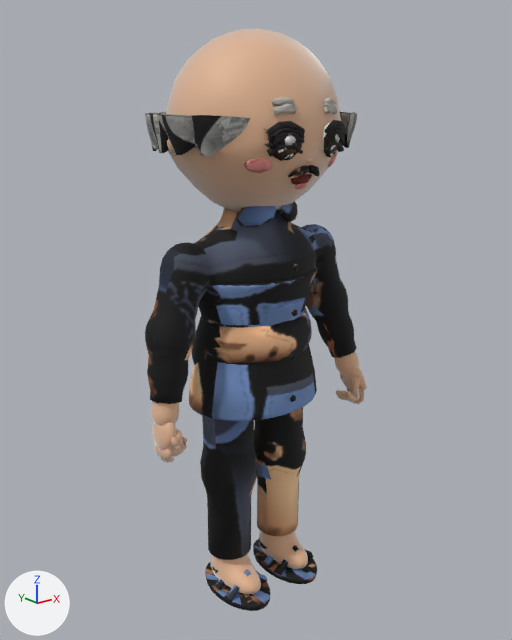
The glTF model models/villager-ba.glb as it was, and as the next commit left it.
Both versions are drawn from a 50 mm lens placed at (-1.237, -1.557, 1.475), pointed at (0.02, 0.014, 0.846). The lights are fixed; the arrows at lower left show +X, +Y and +Z. The older version comes first. Vertices at exactly the same position are counted once.
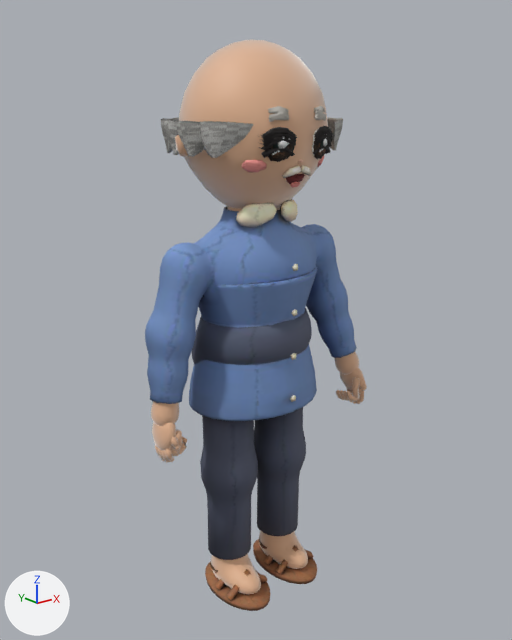
Changed parts and their boxes (x1, y1, x2, y2) in the pictures (512 x 640 px; the box of a moved part takes in the faces that stretch with it):
'Mesh_0', surface changed, reshaped (black to blue)
    before: (145, 28, 367, 611)
    after: (145, 40, 367, 611)
'Mesh_12', surface changed, reshaped (14% narrower, 9% shorter)
    before: (145, 112, 357, 157)
    after: (161, 117, 343, 158)
'Mesh_14', reshaped (9% narrower, 7% shorter)
    before: (288, 165, 320, 179)
    after: (282, 165, 311, 178)
part 1 of me_mesh_0, moved or reshaped
    before: (166, 28, 343, 461)
    after: (166, 40, 343, 461)
part 2 of me_mesh_0, moved or reshaped
    both: (243, 531, 303, 594)
part 3 of me_mesh_0, surface changed (black to blue)
    both: (145, 203, 357, 606)
part 4 of me_mesh_12, moved or reshaped
    before: (149, 114, 169, 153)
    after: (176, 121, 205, 157)
part 5 of me_mesh_12, moved or reshaped
    before: (145, 113, 158, 151)
    after: (201, 121, 253, 158)
part 6 of me_mesh_12, moved or reshaped (mostly hidden afterwards)
    before: (162, 115, 195, 155)
    after: (163, 118, 179, 121)
part 7 of me_mesh_12, moved or reshaped (mostly hidden before)
    before: (149, 113, 166, 115)
    after: (327, 118, 343, 150)
part 8 of me_mesh_12, added
    after: (161, 119, 172, 153)
part 9 of me_mesh_12, added
    after: (164, 120, 179, 155)
part 10 of me_mesh_12, deleted
    before: (191, 115, 250, 157)
part 11 of me_mesh_12, deleted
    before: (340, 112, 357, 148)

The change, as a list of edits to the scene's bpy script:
```text
Change mat_lit_body:
    where n3 = _N.new('ShaderNodeMapping'); n3.name = 'Mapping'
    n3.inputs[1].default_value: (0.00334, -14.66, 0.0) -> (0.00317, -14.83, 0.0)  # 'Location'
    n3.inputs[3].default_value: (10.94, 15.64, 1.0) -> (11.06, 15.82, 1.0)  # 'Scale'
Change mat_cloth_hair:
    where n3 = _N.new('ShaderNodeMapping'); n3.name = 'Mapping'
    n3.inputs[1].default_value: (0.705, -14.8, 0.0) -> (0.705, -14.92, 0.0)  # 'Location'
    n3.inputs[3].default_value: (4.713, 15.79, 1.0) -> (4.686, 15.92, 1.0)  # 'Scale'
Change me_mesh_0:
    remove me_mesh_0.from_pydata(...)  # 8050 vertices, 15904 faces; spans x -0.36..0.38, y -0.23..0.23, z 0.0..1.65
    add me_mesh_0.from_pydata(...)  # 8050 vertices, 15904 faces; spans x -0.36..0.38, y -0.2..0.2, z 0.0..1.62
    me_mesh_0 part 1: 101 vertices moved from x -0.32..0.37, y -0.23..0.11, z 0.3..1.48 to x -0.32..0.37, y -0.18..0.12, z 0.3..1.4; 330 vertices removed from x -0.32..0.35, y -0.23..0.23, z 0.31..1.65; 329 vertices added at x -0.33..0.36, y -0.2..0.2, z 0.3..1.62
    me_mesh_0 part 2: 4 vertices moved within x 0.04..0.08, y -0.13..0.01, z 0.04..0.1; 2 vertices removed from x -0.12..0.05, y -0.12..0.04, z 0.03..0.12; 3 vertices added at x -0.12..0.05, y -0.13..0.04, z 0.03..0.13
    me_mesh_0 part 3: 7325 kept faces spanning x -0.36..0.37, y -0.18..0.17, z 0.0..1.21 get new texture (UV) coordinates
Change me_mesh_12:
    remove me_mesh_12.from_pydata(...)  # 910 vertices, 1344 faces; spans x -0.288..0.288, y -0.198..0.278, z 1.34..1.437
    add me_mesh_12.from_pydata(...)  # 910 vertices, 1344 faces; spans x -0.248..0.248, y -0.175..0.243, z 1.335..1.421
    me_mesh_12 part 4: the loose piece of 65 vertices spanning x -0.288..-0.223, y -0.065..0.14, z 1.34..1.436 is multiplied about its middle by the matrix ((0.879, -0.192, -0.001), (0.192, 0.879, 0.012), (-0.001, -0.012, 0.9)), then moved by (0.037, -0.073, -0.01)
    me_mesh_12 part 5: the loose piece of 65 vertices spanning x -0.264..-0.169, y 0.006..0.199, z 1.34..1.436 is multiplied about its middle by the matrix ((0.678, -0.591, -0.009), (0.591, 0.678, 0.025), (-0.01, -0.025, 0.9)), then moved by (0.035, -0.2, -0.01)
    me_mesh_12 part 6: the loose piece of 65 vertices spanning x -0.287..-0.209, y -0.135..0.067, z 1.34..1.437 is turned -54.2 degrees about the z axis through its middle and scaled by 0.9, then moved by (0.099, 0.184, -0.01)
    me_mesh_12 part 7: the loose piece of 65 vertices spanning x -0.233..-0.091, y 0.082..0.23, z 1.34..1.437 is turned -160.1 degrees about the z axis through its middle and scaled by 0.9, then moved by (0.336, -0.243, -0.01)
    me_mesh_12 part 8: a new loose piece of 65 vertices spanning x -0.227..-0.142, y 0.002..0.176, z 1.335..1.421, in mat_cloth_hair
    me_mesh_12 part 9: a new loose piece of 65 vertices spanning x -0.248..-0.189, y -0.06..0.125, z 1.335..1.421, in mat_cloth_hair
    me_mesh_12 part 10: the loose piece of 65 vertices spanning x -0.265..-0.166, y -0.198..-0.006, z 1.34..1.436 is deleted
    me_mesh_12 part 11: the loose piece of 65 vertices spanning x 0.162..0.267, y -0.195..-0.007, z 1.34..1.437 is deleted
    other edits to the shape of me_mesh_12 do not show in these pictures
Change me_mesh_14:
    remove me_mesh_14.from_pydata(...)  # 64 vertices, 120 faces; spans x -0.053..0.0531, y -0.2309..-0.1992, z 1.2813..1.314
    add me_mesh_14.from_pydata(...)  # 64 vertices, 120 faces; spans x -0.0478..0.0478, y -0.2006..-0.1732, z 1.2811..1.311
    me_mesh_14 part 12: the whole mesh is rebuilt
```
